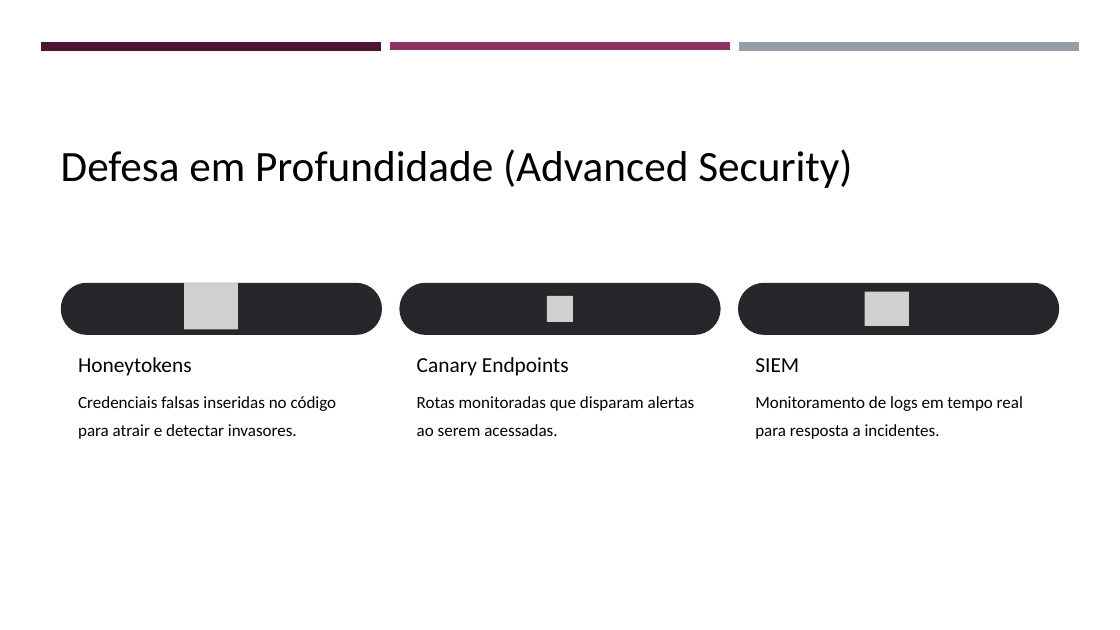
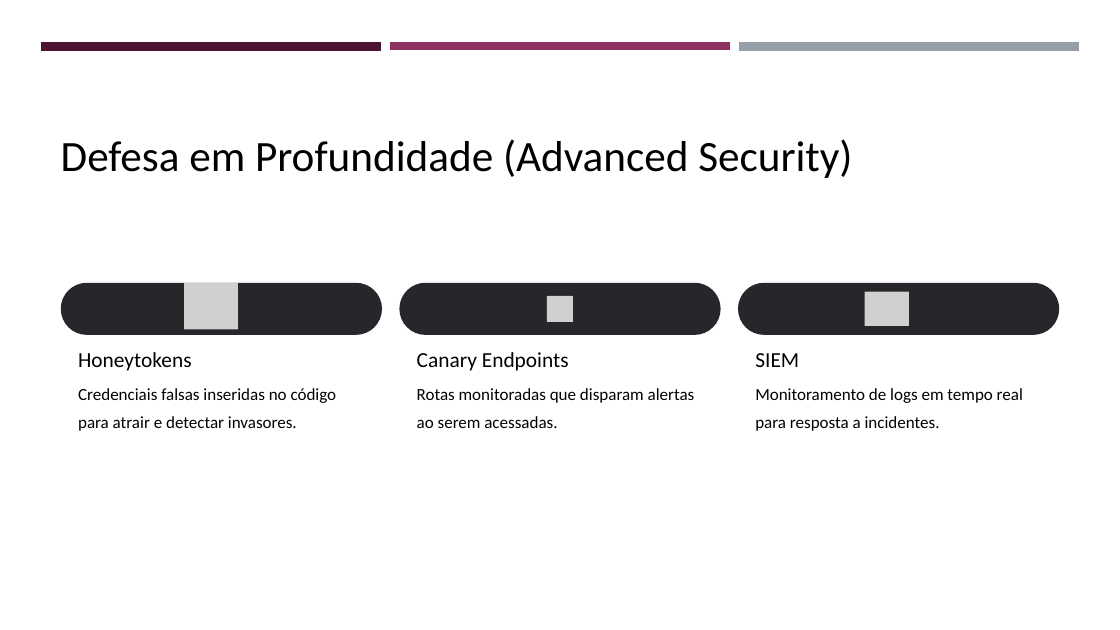
Before and after one commit to z12guilherme/gestao_atipicos, a slide deck: slide 12 of tcc/TCC - Slides.pptx. Drawn at 1120x630 pixels with LibreOffice and Linux fonts; fonts in the diff are those of the drawing; grey boxes stand for pictures. Boxes give left, top, right and bottom in pixels: in the first picture for what was removed or moved away, otherwise in the second. Text is boxed around its words. In the diff, an @@ line names an element or a change of style, - is before the commit and + after.

Commit message:
Alterando SLIDES para estar em conformidade com Modelo

```diff
--- a/tcc/TCC - Slides.pptx
+++ b/tcc/TCC - Slides.pptx
@@ text "Defesa em Profundidade (Advanced Security)": place and size @@
-text "Defesa em Profundidade (Advanced Security)" at [61,149,852,188]
+text "Defesa em Profundidade (Advanced Security)" at [61,139,852,178]
@@ text "Honeytokens": place and size @@
-text "Honeytokens" at [78,357,192,376]
+text "Honeytokens" at [78,352,192,371]
@@ text "Canary Endpoints": place and size @@
-text "Canary Endpoints" at [417,357,569,376]
+text "Canary Endpoints" at [417,352,569,371]
@@ text "SIEM": place and size @@
-text "SIEM" at [755,358,799,372]
+text "SIEM" at [755,353,799,367]
@@ text "Credenciais falsas inseridas no código ...": place and size @@
-text "Credenciais falsas inseridas no código ..." at [78,396,337,439]
+text "Credenciais falsas inseridas no código ..." at [78,388,337,431]
@@ text "Rotas monitoradas que disparam alertas ...": place and size @@
-text "Rotas monitoradas que disparam alertas ..." at [417,396,695,436]
+text "Rotas monitoradas que disparam alertas ..." at [417,388,695,428]
@@ text "Monitoramento de logs em tempo ...": place and size @@
-text "Monitoramento de logs em tempo ..." at [755,396,1023,439]
+text "Monitoramento de logs em tempo ..." at [755,388,1023,431]
```
Also in this commit, not shown: 14 other slides changed, 1 slide added.
